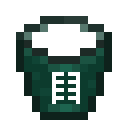
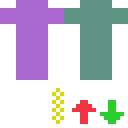
Two versions of the same layered image (w=128, h=128). Layer-by-layer changes:
hid "Bucket Main" over [left=16, top=16, right=112, bottom=120]
added layer "Parts solid" above "Parts" over [left=0, top=0, right=128, bottom=124]
